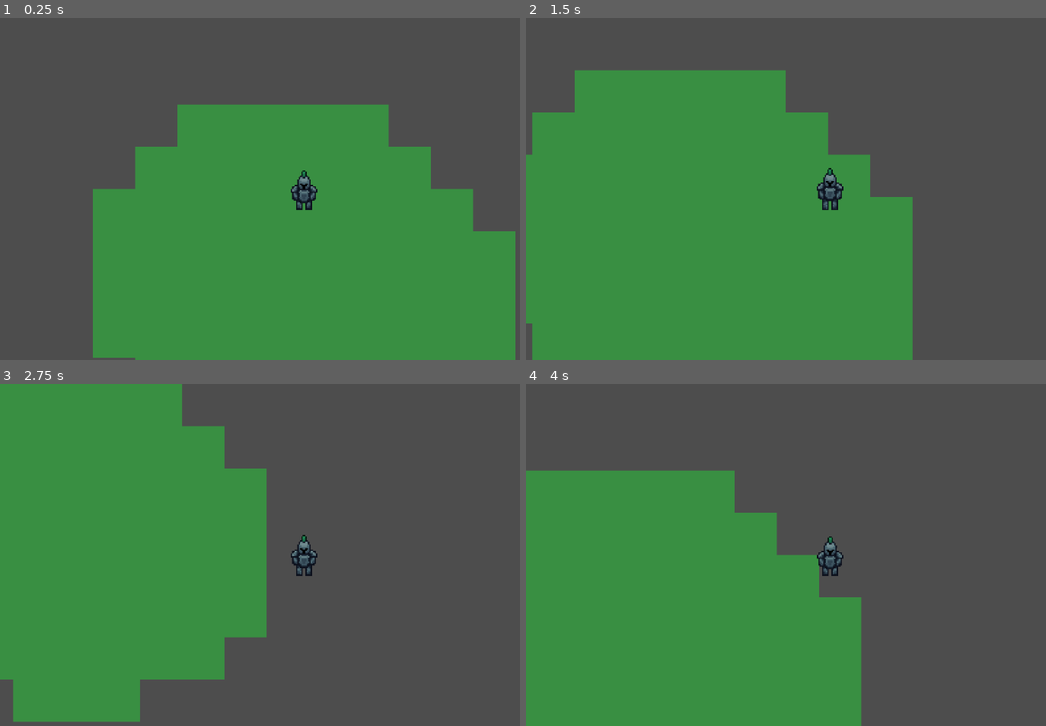
Above: before the commit, frames 1-4 (two rows, left to right).
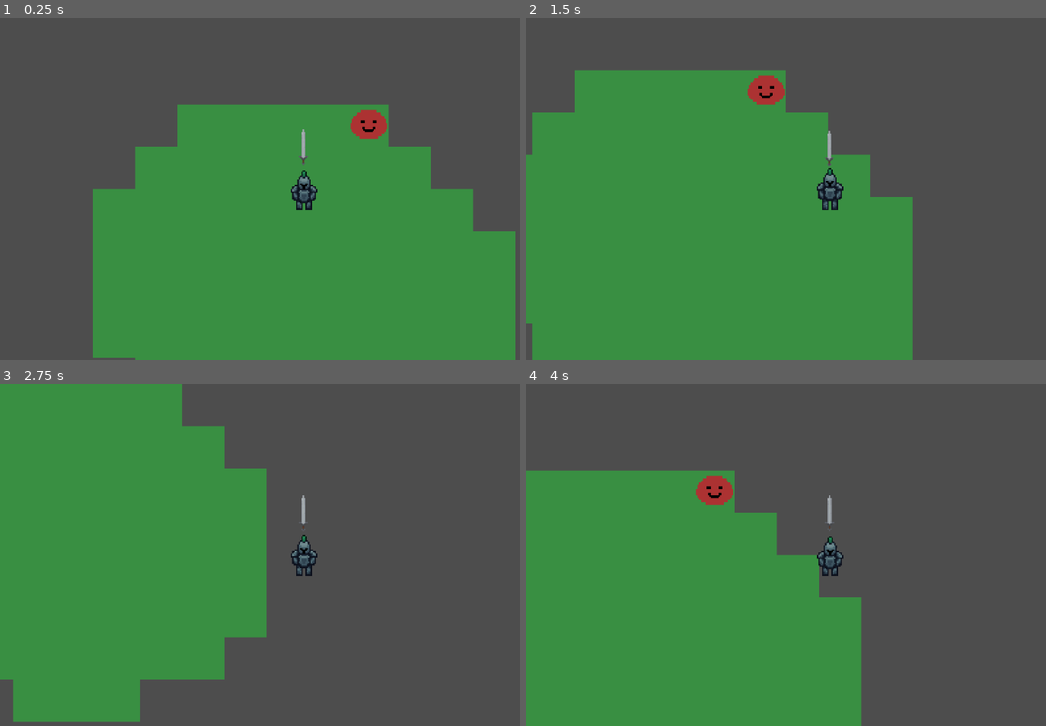
Above: after the commit, the same moments.

Repository: DyslexicWolf/HackNSlashing
Game: Godot game, scene res://Scenes/game.tscn
Two runs of this game, one before a commit and one after it. Both use one fixed random seed, a clock stepped at 60 frames per second and the inputs below.
Inputs:
- Up to frame 1 (0.25 s): no input
- Up to frame 2 (1.5 s): tap Enter at 0.5 s; hold D (move_right) 0.53-1.28 s; hold S (move_down) from 1.28 s (still down)
- Up to frame 3 (2.75 s): release S (move_down) at 2.03 s; hold D (move_right) from 2.03 s (still down)
- Up to frame 4 (4 s): release D (move_right) at 2.78 s; hold W (move_up) 2.78-3.53 s; hold A (move_left) from 3.53 s (still down)

The runs differ from the first frame. In frame 1, 0.6% of the frame differs, in the area x 57-75%, y 26-43%; in frame 2, 0.6%, in the area x 42-60%, y 16-44%; in frame 3, less than 0.1%; in frame 4, 0.6%.

Commit message:
Implemented hurt and hitboxes
Implemented hurt and hitboxes for enemies and player. Also added a health script to make these hurt/hitboxes work. (added some sprites too but those dont matter)

Diff:
--- /dev/null
+++ b/hacknslashing/Components/health.tscn
@@ -0,0 +1,6 @@
+[gd_scene load_steps=2 format=3 uid="uid://cq5nqcfvfeiq6"]
+
+[ext_resource type="Script" uid="uid://dfaeym8g0l3mv" path="res://Scripts/health.gd" id="1_2jmh7"]
+
+[node name="Health" type="Node"]
+script = ExtResource("1_2jmh7")
--- /dev/null
+++ b/hacknslashing/Components/sword.tscn
@@ -0,0 +1,268 @@
+[gd_scene load_steps=36 format=3 uid="uid://cm288xnonu824"]
+
+[ext_resource type="Texture2D" uid="uid://7j5a4fs8o704" path="res://Assets/Sprites/Sword_Spritesheet.png" id="2_kbd3j"]
+[ext_resource type="Script" uid="uid://btedrswfaqmxu" path="res://Scripts/hitbox.gd" id="3_7iixe"]
+
+[sub_resource type="GDScript" id="GDScript_m47rk"]
+
+[sub_resource type="AtlasTexture" id="AtlasTexture_6wdhb"]
+atlas = ExtResource("2_kbd3j")
+region = Rect2(768, 0, 32, 32)
+
+[sub_resource type="AtlasTexture" id="AtlasTexture_d6wag"]
+atlas = ExtResource("2_kbd3j")
+region = Rect2(800, 0, 32, 32)
+
+[sub_resource type="AtlasTexture" id="AtlasTexture_kb2vl"]
+atlas = ExtResource("2_kbd3j")
+region = Rect2(832, 0, 32, 32)
+
+[sub_resource type="AtlasTexture" id="AtlasTexture_6j4cb"]
+atlas = ExtResource("2_kbd3j")
+region = Rect2(864, 0, 32, 32)
+
+[sub_resource type="AtlasTexture" id="AtlasTexture_ksptp"]
+atlas = ExtResource("2_kbd3j")
+region = Rect2(896, 0, 32, 32)
+
+[sub_resource type="AtlasTexture" id="AtlasTexture_5uo8h"]
+atlas = ExtResource("2_kbd3j")
+region = Rect2(928, 0, 32, 32)
+
+[sub_resource type="AtlasTexture" id="AtlasTexture_4gx3d"]
+atlas = ExtResource("2_kbd3j")
+region = Rect2(576, 0, 32, 32)
+
+[sub_resource type="AtlasTexture" id="AtlasTexture_641iy"]
+atlas = ExtResource("2_kbd3j")
+region = Rect2(608, 0, 32, 32)
+
+[sub_resource type="AtlasTexture" id="AtlasTexture_juuhp"]
+atlas = ExtResource("2_kbd3j")
+region = Rect2(640, 0, 32, 32)
+
+[sub_resource type="AtlasTexture" id="AtlasTexture_ud72p"]
+atlas = ExtResource("2_kbd3j")
+region = Rect2(672, 0, 32, 32)
+
+[sub_resource type="AtlasTexture" id="AtlasTexture_licwk"]
+atlas = ExtResource("2_kbd3j")
+region = Rect2(704, 0, 32, 32)
+
+[sub_resource type="AtlasTexture" id="AtlasTexture_pxruu"]
+atlas = ExtResource("2_kbd3j")
+region = Rect2(736, 0, 32, 32)
+
+[sub_resource type="AtlasTexture" id="AtlasTexture_swbve"]
+atlas = ExtResource("2_kbd3j")
+region = Rect2(384, 0, 32, 32)
+
+[sub_resource type="AtlasTexture" id="AtlasTexture_8ykx0"]
+atlas = ExtResource("2_kbd3j")
+region = Rect2(416, 0, 32, 32)
+
+[sub_resource type="AtlasTexture" id="AtlasTexture_dy3nf"]
+atlas = ExtResource("2_kbd3j")
+region = Rect2(448, 0, 32, 32)
+
+[sub_resource type="AtlasTexture" id="AtlasTexture_ava4e"]
+atlas = ExtResource("2_kbd3j")
+region = Rect2(480, 0, 32, 32)
+
+[sub_resource type="AtlasTexture" id="AtlasTexture_yb50g"]
+atlas = ExtResource("2_kbd3j")
+region = Rect2(512, 0, 32, 32)
+
+[sub_resource type="AtlasTexture" id="AtlasTexture_s4ba6"]
+atlas = ExtResource("2_kbd3j")
+region = Rect2(544, 0, 32, 32)
+
+[sub_resource type="AtlasTexture" id="AtlasTexture_mscq6"]
+atlas = ExtResource("2_kbd3j")
+region = Rect2(256, 0, 32, 32)
+
+[sub_resource type="AtlasTexture" id="AtlasTexture_yv0n8"]
+atlas = ExtResource("2_kbd3j")
+region = Rect2(288, 0, 32, 32)
+
+[sub_resource type="AtlasTexture" id="AtlasTexture_m6ajq"]
+atlas = ExtResource("2_kbd3j")
+region = Rect2(320, 0, 32, 32)
+
+[sub_resource type="AtlasTexture" id="AtlasTexture_0e7lp"]
+atlas = ExtResource("2_kbd3j")
+region = Rect2(352, 0, 32, 32)
+
+[sub_resource type="AtlasTexture" id="AtlasTexture_g7mud"]
+atlas = ExtResource("2_kbd3j")
+region = Rect2(128, 0, 32, 32)
+
+[sub_resource type="AtlasTexture" id="AtlasTexture_xvhj7"]
+atlas = ExtResource("2_kbd3j")
+region = Rect2(160, 0, 32, 32)
+
+[sub_resource type="AtlasTexture" id="AtlasTexture_f175q"]
+atlas = ExtResource("2_kbd3j")
+region = Rect2(192, 0, 32, 32)
+
+[sub_resource type="AtlasTexture" id="AtlasTexture_xcyl8"]
+atlas = ExtResource("2_kbd3j")
+region = Rect2(224, 0, 32, 32)
+
+[sub_resource type="AtlasTexture" id="AtlasTexture_y06fd"]
+atlas = ExtResource("2_kbd3j")
+region = Rect2(0, 0, 32, 32)
+
+[sub_resource type="AtlasTexture" id="AtlasTexture_ocpgi"]
+atlas = ExtResource("2_kbd3j")
+region = Rect2(32, 0, 32, 32)
+
+[sub_resource type="AtlasTexture" id="AtlasTexture_ncty3"]
+atlas = ExtResource("2_kbd3j")
+region = Rect2(64, 0, 32, 32)
+
+[sub_resource type="AtlasTexture" id="AtlasTexture_pl4qv"]
+atlas = ExtResource("2_kbd3j")
+region = Rect2(96, 0, 32, 32)
+
+[sub_resource type="SpriteFrames" id="SpriteFrames_d6wag"]
+animations = [{
+"frames": [{
+"duration": 1.0,
+"texture": SubResource("AtlasTexture_6wdhb")
+}, {
+"duration": 1.0,
+"texture": SubResource("AtlasTexture_d6wag")
+}, {
+"duration": 1.0,
+"texture": SubResource("AtlasTexture_kb2vl")
+}, {
+"duration": 1.0,
+"texture": SubResource("AtlasTexture_6j4cb")
+}, {
+"duration": 1.0,
+"texture": SubResource("AtlasTexture_ksptp")
+}, {
+"duration": 1.0,
+"texture": SubResource("AtlasTexture_5uo8h")
+}],
+"loop": true,
+"name": &"attack_diagonal",
+"speed": 13.0
+}, {
+"frames": [{
+"duration": 1.0,
+"texture": SubResource("AtlasTexture_4gx3d")
+}, {
+"duration": 1.0,
+"texture": SubResource("AtlasTexture_641iy")
+}, {
+"duration": 1.0,
+"texture": SubResource("AtlasTexture_juuhp")
+}, {
+"duration": 1.0,
+"texture": SubResource("AtlasTexture_ud72p")
+}, {
+"duration": 1.0,
+"texture": SubResource("AtlasTexture_licwk")
+}, {
+"duration": 1.0,
+"texture": SubResource("AtlasTexture_pxruu")
+}],
+"loop": true,
+"name": &"attack_horizontal",
+"speed": 13.0
+}, {
+"frames": [{
+"duration": 1.0,
+"texture": SubResource("AtlasTexture_swbve")
+}, {
+"duration": 1.0,
+"texture": SubResource("AtlasTexture_8ykx0")
+}, {
+"duration": 1.0,
+"texture": SubResource("AtlasTexture_dy3nf")
+}, {
+"duration": 1.0,
+"texture": SubResource("AtlasTexture_ava4e")
+}, {
+"duration": 1.0,
+"texture": SubResource("AtlasTexture_yb50g")
+}, {
+"duration": 1.0,
+"texture": SubResource("AtlasTexture_s4ba6")
+}],
+"loop": true,
+"name": &"attack_vertical",
+"speed": 13.0
+}, {
+"frames": [{
+"duration": 1.0,
+"texture": SubResource("AtlasTexture_mscq6")
+}, {
+"duration": 1.0,
+"texture": SubResource("AtlasTexture_yv0n8")
+}, {
+"duration": 1.0,
+"texture": SubResource("AtlasTexture_m6ajq")
+}, {
+"duration": 1.0,
+"texture": SubResource("AtlasTexture_0e7lp")
+}],
+"loop": true,
+"name": &"idle_diagonal",
+"speed": 5.5
+}, {
+"frames": [{
+"duration": 1.0,
+"texture": SubResource("AtlasTexture_g7mud")
+}, {
+"duration": 1.0,
+"texture": SubResource("AtlasTexture_xvhj7")
+}, {
+"duration": 1.0,
+"texture": SubResource("AtlasTexture_f175q")
+}, {
+"duration": 1.0,
+"texture": SubResource("AtlasTexture_xcyl8")
+}],
+"loop": true,
+"name": &"idle_horizontal",
+"speed": 5.5
+}, {
+"frames": [{
+"duration": 1.0,
+"texture": SubResource("AtlasTexture_y06fd")
+}, {
+"duration": 1.0,
+"texture": SubResource("AtlasTexture_ocpgi")
+}, {
+"duration": 1.0,
+"texture": SubResource("AtlasTexture_ncty3")
+}, {
+"duration": 1.0,
+"texture": SubResource("AtlasTexture_pl4qv")
+}],
+"loop": true,
+"name": &"idle_vertical",
+"speed": 5.5
+}]
+
+[sub_resource type="CircleShape2D" id="CircleShape2D_rrml0"]
+
+[node name="Sword" type="Node2D"]
+script = SubResource("GDScript_m47rk")
+
+[node name="AnimatedSprite2D" type="AnimatedSprite2D" parent="."]
+sprite_frames = SubResource("SpriteFrames_d6wag")
+animation = &"attack_vertical"
+autoplay = "idle_vertical"
+frame_progress = 0.795696
+
+[node name="HitBox" type="Area2D" parent="."]
+collision_mask = 0
+script = ExtResource("3_7iixe")
+metadata/_custom_type_script = "uid://btedrswfaqmxu"
+
+[node name="CollisionShape2D" type="CollisionShape2D" parent="HitBox"]
+shape = SubResource("CircleShape2D_rrml0")
--- a/hacknslashing/Scenes/game.tscn
+++ b/hacknslashing/Scenes/game.tscn
@@ -1,7 +1,8 @@
-[gd_scene load_steps=5 format=4 uid="uid://b36cyrcp3ikk1"]
+[gd_scene load_steps=6 format=4 uid="uid://b36cyrcp3ikk1"]
 
 [ext_resource type="PackedScene" uid="uid://bmjs8ru7k3ke" path="res://Scenes/player.tscn" id="1_ebmjs"]
 [ext_resource type="Texture2D" uid="uid://27ctk1jsspm5" path="res://Assets/Sprites/GrassTiles_Spritesheet.png" id="2_qxrlw"]
+[ext_resource type="PackedScene" uid="uid://bwsqn33maj6u8" path="res://Scenes/slime.tscn" id="3_wrm1d"]
 
 [sub_resource type="TileSetAtlasSource" id="TileSetAtlasSource_qxrlw"]
 texture = ExtResource("2_qxrlw")
@@ -33,3 +34,6 @@
 [node name="GrassFloor" type="TileMapLayer" parent="."]
 tile_map_data = PackedByteArray("AAAAAAIAAAAAAAAAAAD//wIAAAAAAAAAAAD+/wIAAAAAAAAAAAD9/wIAAAAAAAAAAAD8/wIAAAAAAAAAAAD7/w …(1024 unchanged characters)…
 tile_set = SubResource("TileSet_wrm1d")
+
+[node name="Slime" parent="." instance=ExtResource("3_wrm1d")]
+position = Vector2(49, -54)
--- a/hacknslashing/Scenes/player.tscn
+++ b/hacknslashing/Scenes/player.tscn
@@ -1,8 +1,11 @@
-[gd_scene load_steps=26 format=3 uid="uid://bmjs8ru7k3ke"]
+[gd_scene load_steps=30 format=3 uid="uid://bmjs8ru7k3ke"]
 
 [ext_resource type="Script" uid="uid://cm3qcps0seot5" path="res://Scripts/player.gd" id="1_cvnsp"]
 [ext_resource type="Texture2D" uid="uid://cqbqrtp255gvd" path="res://Assets/Sprites/PlayerCharacter_Front_SpriteSheet.png" id="1_v0iea"]
 [ext_resource type="Texture2D" uid="uid://csj8qg62ri6kv" path="res://Assets/Sprites/PlayerCharacter_Back_Spritesheet.png" id="2_6t5aa"]
+[ext_resource type="PackedScene" uid="uid://cq5nqcfvfeiq6" path="res://Components/health.tscn" id="4_vgqql"]
+[ext_resource type="Script" uid="uid://c5r2kx6kdyc10" path="res://Scripts/hurtbox.gd" id="5_fkybt"]
+[ext_resource type="PackedScene" uid="uid://cm288xnonu824" path="res://Components/sword.tscn" id="6_x3wgy"]
 
 [sub_resource type="AtlasTexture" id="AtlasTexture_x3wgy"]
 atlas = ExtResource("2_6t5aa")
@@ -167,22 +170,44 @@
 "speed": 10.0
 }]
 
-[sub_resource type="CapsuleShape2D" id="CapsuleShape2D_v0iea"]
+[sub_resource type="CapsuleShape2D" id="CapsuleShape2D_x3wgy"]
 radius = 7.0
-height = 26.0
+height = 28.0
+
+[sub_resource type="CapsuleShape2D" id="CapsuleShape2D_fkybt"]
+radius = 9.0
 
 [node name="Player" type="CharacterBody2D"]
 z_index = 5
-collision_layer = 4
-collision_mask = 10
+collision_layer = 0
+collision_mask = 0
 motion_mode = 1
 script = ExtResource("1_cvnsp")
 
+[node name="Health" parent="." instance=ExtResource("4_vgqql")]
+
 [node name="AnimatedSprite2D" type="AnimatedSprite2D" parent="."]
 sprite_frames = SubResource("SpriteFrames_x3wgy")
-animation = &"run_back"
+animation = &"idle_front"
 autoplay = "idle_front"
 
-[node name="CollisionShape2D" type="CollisionShape2D" parent="."]
-position = Vector2(0, 3)
-shape = SubResource("CapsuleShape2D_v0iea")
+[node name="HurtBox" type="Area2D" parent="." node_paths=PackedStringArray("health")]
+collision_layer = 0
+collision_mask = 2
+script = ExtResource("5_fkybt")
+health = NodePath("../Health")
+metadata/_custom_type_script = "uid://c5r2kx6kdyc10"
+
+[node name="CollisionShape2D" type="CollisionShape2D" parent="HurtBox"]
+position = Vector2(0, 2)
+shape = SubResource("CapsuleShape2D_x3wgy")
+
+[node name="MovementBox" type="CollisionShape2D" parent="."]
+position = Vector2(0, 1)
+shape = SubResource("CapsuleShape2D_fkybt")
+
+[node name="Sword" parent="." instance=ExtResource("6_x3wgy")]
+position = Vector2(0, -30)
+
+[connection signal="health_changed" from="Health" to="." method="_on_health_changed"]
+[connection signal="health_depleted" from="Health" to="." method="_on_health_depleted"]
--- a/hacknslashing/Scenes/slime.tscn
+++ b/hacknslashing/Scenes/slime.tscn
@@ -1,10 +1,64 @@
-[gd_scene load_steps=2 format=3 uid="uid://bwsqn33maj6u8"]
+[gd_scene load_steps=10 format=3 uid="uid://bwsqn33maj6u8"]
 
-[ext_resource type="Script" uid="uid://d3h8yeli7pfmx" path="res://Scripts/slime.gd" id="1_jokqx"]
+[ext_resource type="Script" uid="uid://c00fjsds8q6e7" path="res://Scripts/slime.gd" id="1_jokqx"]
+[ext_resource type="Texture2D" uid="uid://cyjpo7ifu4gs5" path="res://Assets/Sprites/Slime_temp.png" id="2_swwnm"]
+[ext_resource type="Script" uid="uid://c5r2kx6kdyc10" path="res://Scripts/hurtbox.gd" id="3_paq7w"]
+[ext_resource type="Script" uid="uid://btedrswfaqmxu" path="res://Scripts/hitbox.gd" id="4_f4si1"]
+[ext_resource type="Script" uid="uid://dfaeym8g0l3mv" path="res://Scripts/health.gd" id="5_f4si1"]
+
+[sub_resource type="SpriteFrames" id="SpriteFrames_paq7w"]
+animations = [{
+"frames": [{
+"duration": 1.0,
+"texture": ExtResource("2_swwnm")
+}],
+"loop": true,
+"name": &"default",
+"speed": 5.0
+}]
+
+[sub_resource type="CircleShape2D" id="CircleShape2D_f4si1"]
+radius = 14.0357
+
+[sub_resource type="CircleShape2D" id="CircleShape2D_5gljc"]
+radius = 21.0238
+
+[sub_resource type="CircleShape2D" id="CircleShape2D_swwnm"]
+radius = 13.0384
 
 [node name="Slime" type="RigidBody2D"]
+gravity_scale = 0.0
 script = ExtResource("1_jokqx")
 
-[node name="CollisionShape2D" type="CollisionShape2D" parent="."]
+[node name="Health" type="Node" parent="."]
+script = ExtResource("5_f4si1")
+max_health = 5
+metadata/_custom_type_script = "uid://dfaeym8g0l3mv"
 
 [node name="AnimatedSprite2D" type="AnimatedSprite2D" parent="."]
+sprite_frames = SubResource("SpriteFrames_paq7w")
+
+[node name="HurtBox" type="Area2D" parent="." node_paths=PackedStringArray("health")]
+position = Vector2(0, 4)
+collision_layer = 0
+script = ExtResource("3_paq7w")
+health = NodePath("../Health")
+
+[node name="CollisionShape2D" type="CollisionShape2D" parent="HurtBox"]
+shape = SubResource("CircleShape2D_f4si1")
+
+[node name="HitBox" type="Area2D" parent="."]
+collision_layer = 2
+collision_mask = 0
+script = ExtResource("4_f4si1")
+
+[node name="CollisionShape2D" type="CollisionShape2D" parent="HitBox"]
+position = Vector2(0, 5)
+shape = SubResource("CircleShape2D_5gljc")
+
+[node name="MovementBox" type="CollisionShape2D" parent="."]
+position = Vector2(0, 5)
+shape = SubResource("CircleShape2D_swwnm")
+
+[connection signal="health_changed" from="Health" to="." method="_on_health_changed"]
+[connection signal="health_depleted" from="Health" to="." method="_on_health_depleted"]
--- a/hacknslashing/Scenes/sword.tscn
+++ /dev/null
@@ -1,29 +0,0 @@
-[gd_scene load_steps=5 format=3 uid="uid://cm288xnonu824"]
-
-[ext_resource type="Script" uid="uid://b3hauprmu5vav" path="res://Scripts/sword.gd" id="1_6wdhb"]
-[ext_resource type="Texture2D" uid="uid://cm3ori28t8cj8" path="res://Assets/Sprites/PlaceHolderSword.png" id="1_goa0h"]
-
-[sub_resource type="RectangleShape2D" id="RectangleShape2D_6wdhb"]
-size = Vector2(11, 22)
-
-[sub_resource type="SpriteFrames" id="SpriteFrames_d6wag"]
-animations = [{
-"frames": [{
-"duration": 1.0,
-"texture": ExtResource("1_goa0h")
-}],
-"loop": true,
-"name": &"default",
-"speed": 5.0
-}]
-
-[node name="Sword" type="Area2D"]
-collision_mask = 2
-script = ExtResource("1_6wdhb")
-
-[node name="CollisionShape2D" type="CollisionShape2D" parent="."]
-position = Vector2(-0.5, -2)
-shape = SubResource("RectangleShape2D_6wdhb")
-
-[node name="AnimatedSprite2D" type="AnimatedSprite2D" parent="."]
-sprite_frames = SubResource("SpriteFrames_d6wag")
--- a/hacknslashing/Scripts/enemy.gd
+++ /dev/null
@@ -1,17 +0,0 @@
-extends RigidBody2D
-
-class_name Enemy
-
-var health :int = 10
-var damage :int = 2
-
-func _process(delta: float) -> void:
-	pass
-
-func _takeDamage(damageTaken):
-	health =- damageTaken
-	if health <= 0:
-		queue_free()
-
-func _on_body_entered(body: Node) -> void:
-	body._takeDamage(damage)
--- /dev/null
+++ b/hacknslashing/Scripts/health.gd
@@ -0,0 +1,69 @@
+class_name Health
+extends Node
+
+signal max_health_changed(diff: int)
+signal health_changed(diff: int)
+signal health_depleted
+
+@export var max_health: int = 3 : set = set_max_health, get = get_max_health
+@export var immortality: bool = false : set = set_immortality, get = get_immortality
+var immortality_timer: Timer = null
+@onready var health: int = max_health : set = set_health, get = get_health
+
+
+func set_max_health(value: int):
+	#clampedvalue is 1 if you set maxhealth = 0 else it is the value provided
+	var clamped_value = 1 if value <= 0 else value
+
+	if clamped_value != max_health:
+		#calculate the maxhealthchange
+		var difference = clamped_value - max_health
+		max_health = clamped_value
+		max_health_changed.emit(difference)
+
+		if health > max_health:
+			health = max_health
+
+func get_max_health() -> int:
+	return max_health
+
+func set_immortality(value: bool):
+	immortality = value
+
+func get_immortality() -> bool:
+	return immortality
+
+func set_temporary_immortality(time: float):
+	#if there isnt a timer present, create 1 with these settings
+	if immortality_timer == null:
+		immortality_timer = Timer.new()
+		immortality_timer.one_shot = true
+		add_child(immortality_timer)
+
+	if immortality_timer.timeout.is_connected(set_immortality):
+		immortality_timer.timeout.disconnect(set_immortality)
+
+	immortality_timer.set_wait_time(time)
+	#connect the timer to the setimmortality function so when it times out, we set immortality to false
+	immortality_timer.timeout.connect(set_immortality.bind(false))
+	immortality = true
+	immortality_timer.start()
+
+func set_health(value: int):
+	#return (do nothing) if you value is lower than health (because we will have a takedamage func for that
+	#or if immortality is true
+	if value < health and immortality:
+		return
+
+	var clamped_value = clampi(value, 0, max_health)
+	if clamped_value != health:
+		#calculate the healthchange
+		var difference = clamped_value - health
+		health = clamped_value
+		health_changed.emit(difference)
+
+		if health == 0:
+			health_depleted.emit()
+
+func get_health() -> int:
+	return health
--- /dev/null
+++ b/hacknslashing/Scripts/hitbox.gd
@@ -0,0 +1,11 @@
+class_name HitBox
+extends Area2D
+
+
+@export var damage: int = 1 : set = set_damage, get = get_damage
+
+func set_damage(value: int):
+	damage = value
+
+func get_damage() -> int:
+	return damage
--- /dev/null
+++ b/hacknslashing/Scripts/hurtbox.gd
@@ -0,0 +1,16 @@
+class_name HurtBox
+extends Area2D
+
+signal received_damage(damage: int)
+
+@export var health: Health
+
+#connect the onareaentered fucntion to the area_entered signal (otherwise you would have to do this manually for every instance of the hurtboxes you have
+func _ready() -> void:
+	connect("area_entered", _on_area_entered)
+
+func _on_area_entered(hitbox: HitBox) -> void:
+	if hitbox != null:
+		print("in on area entered")
+		health.health -= hitbox.damage
+		received_damage.emit(hitbox.damage)
--- a/hacknslashing/Scripts/player.gd
+++ b/hacknslashing/Scripts/player.gd
@@ -1,14 +1,9 @@
 extends CharacterBody2D
 
 const SPEED = 130.0
-var health: int = 10
 var direction
 var isAttacking: bool = false
 @onready var animated_sprite: AnimatedSprite2D = $AnimatedSprite2D
-
-func _ready() -> void:
-	pass # Replace with function body.
-
 
 func _physics_process(delta: float):
 	#read input
@@ -20,7 +15,6 @@
 
 func get_input():
 	direction = Input.get_vector("move_left", "move_right", "move_up", "move_down")
-	print(direction)
 	velocity = direction * SPEED
 
 func change_animation():
@@ -40,7 +34,11 @@
 func attack():
 	pass
 
-func _takeDamage(damageTaken):
-	health =- damageTaken
-	if health <= 0:
-		get_tree().reload_current_scene()
+
+func _on_health_changed(diff: int) -> void:
+	print("player took damage")
+
+
+func _on_health_depleted() -> void:
+	print("player died")
+	queue_free()
--- a/hacknslashing/Scripts/slime.gd
+++ b/hacknslashing/Scripts/slime.gd
@@ -1 +1,9 @@
-extends Enemy
+extends RigidBody2D
+
+#connect this function to the health script signal
+func _on_health_depleted() -> void:
+	queue_free()
+
+
+func _on_health_changed(diff: int) -> void:
+	print("health changed")
--- a/hacknslashing/Scripts/sword.gd
+++ /dev/null
@@ -1,6 +0,0 @@
-extends Area2D
-
-var damage :int = 5
-
-func _process(delta: float) -> void:
-	pass
--- a/hacknslashing/project.godot
+++ b/hacknslashing/project.godot
@@ -51,6 +51,8 @@
 2d_render/layer_2="Enemies"
 2d_render/layer_3="Player"
 2d_render/layer_4="Environment"
+2d_physics/layer_1="Player"
+2d_physics/layer_2="Slime"
 
 [rendering]
 
Binary file removed: hacknslashing/Assets/Sprites/PlaceHolderSword.png
Binary file added: hacknslashing/Assets/Sprites/Slime_temp.png
Not shown, added: hacknslashing/Assets/Sprites/Slime_temp.png.import
Binary file added: hacknslashing/Assets/Sprites/Sword_Spritesheet.png
Not shown, changed: hacknslashing/Assets/Sprites/Sword_Spritesheet.png.import
Not shown, removed: hacknslashing/Scripts/enemy.gd.uid
Not shown, added: hacknslashing/Scripts/health.gd.uid
Not shown, added: hacknslashing/Scripts/hitbox.gd.uid
Not shown, added: hacknslashing/Scripts/hurtbox.gd.uid
Not shown, changed: hacknslashing/Scripts/slime.gd.uid
Not shown, removed: hacknslashing/Scripts/sword.gd.uid
Not shown, added: Aseprite/Enemies/Slime.aseprite
(and 4 more such lines)
